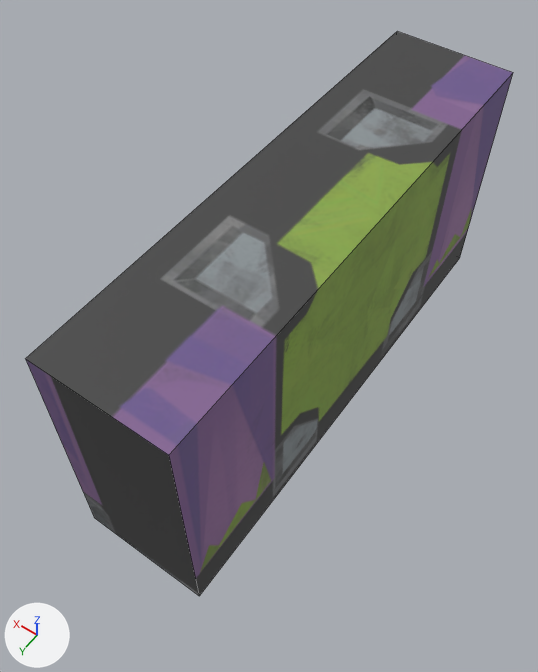
One commit to the FBX model Assets/Hamster/RawAssets/wall_straight.fbx: the scene before it, then after it.
Both versions are drawn from a camera (50 mm lens) standing at (-0.0193, 0.0316, 0.0521) and looking at (0.0007, 0.0036, 0.0081). The lights are fixed; the arrows at lower left show +X, +Y and +Z. Mesh edges are drawn as thin lines. Where no turn or scale is listed for an object, it has been applied to the vertices.

Objects in the first picture: 'wall_straight37'.
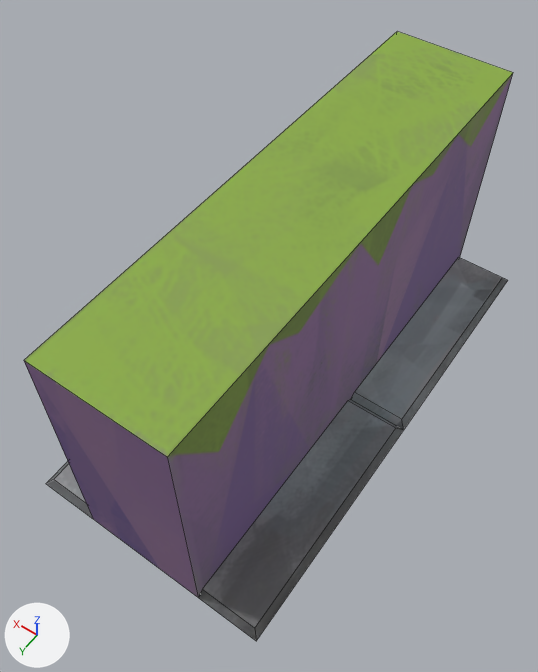
Pixel boxes (x1, y1, x2, y2) of what changed, in the pictures (538 x 672 px):
'wall_straight37', reshaped (8% taller)
    before: (26, 31, 513, 596)
    after: (24, 31, 513, 641)

The change, as a diff of the scene's bpy script:
```diff
--- a/Assets/Hamster/RawAssets/wall_straight.fbx.py
+++ b/Assets/Hamster/RawAssets/wall_straight.fbx.py
@@ me_mesh @@
 # used by ob_wall_straight37; location = (0.0, 0.0, 0.0)
-me_mesh.from_pydata(...)  # 8 vertices, 5 faces; spans x -0.005..0.005, y -0.02..0.02, z 0.0..0.02
+me_mesh.from_pydata(...)  # 36 vertices, 21 faces; spans x -0.01..0.01, y -0.02..0.0201, z 0.0..0.02
+# me_mesh part 1
+# 4 vertices are removed from x -0.005..0.005, y 0.02, z 0.0..0.02
+# 5 faces are deleted
+# 24 vertices are added at x -0.01..0.01, y -0.02..0.0201, z 0.0..0.02
+# 8 new vertices lie (0.0045, 0.0, 0.0) away from vertices in x -0.0095..0.005, y -0.0195..0.0196, z 0.0005
+# 21 new faces join them
 me_mesh.materials.append(mat_walls_shader)
```
